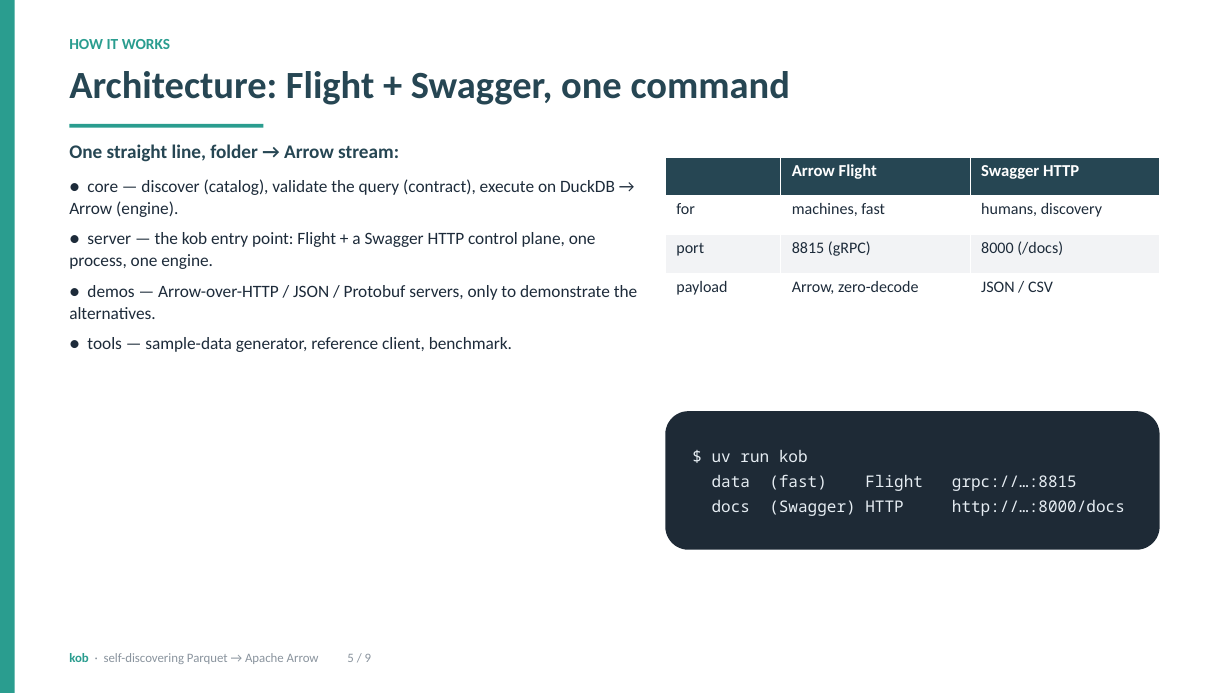
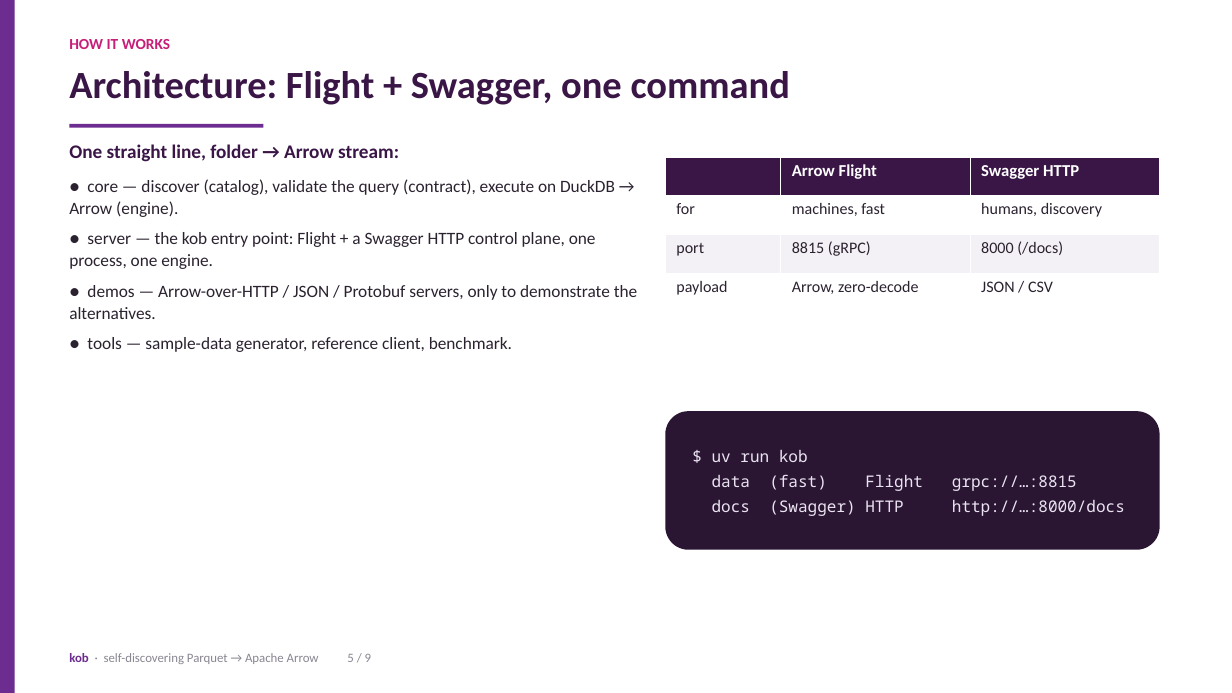
Before and after one commit to iyedexe/kob, a slide deck: slide 5 of presentation/kob.pptx. Drawn at 1232x693 pixels with LibreOffice and Linux fonts; fonts in the diff are those of the drawing. Boxes give left, top, right and bottom in pixels: in the first picture for what was removed or moved away, otherwise in the second. Text is boxed around its words. In the diff, an @@ line names an element or a change of style, - is before the commit and + after.

```diff
--- a/presentation/kob.pptx
+++ b/presentation/kob.pptx
@@ rectangle at [0,0,15,693]: fill #2A9D8F to #6D2C8F @@
@@ text "HOW IT WORKS" at [69,39,170,49]: text colour #2A9D8F to #C71E7A @@
@@ text "Architecture: Flight + Swagger, one ..." at [69,71,790,105]: text colour #264653 to #3A1647 @@
@@ text "One straight line, folder → ..." at [69,144,637,352]: text colour #264653 to #3A1647 in "One straight line, folder → Arrow stream:"; text colour #1D2B3A to #2B2230 in "● core — discover (catalog), validate the ...", "● server — the kob entry point: ...", "● demos — Arrow-over-HTTP / JSON / ...", "● tools — sample-data generator, reference client, ..." @@
@@ rectangle at [69,124,263,128]: fill #2A9D8F to #6D2C8F @@
@@ table at [665,157,1160,312] @@
@@ fill #264653 to #3A1647 in row 1 @@
@@ fill #F2F3F5 to #F4F1F6 in row 3 @@
@@ text colour #1D2B3A to #2B2230 in "for", "machines, fast", "humans, discovery", "port" and 5 more places @@
@@ rounded rectangle "$ uv run kob" at [665,411,1160,550]: text colour #E6EDF3 to #ECE3F2; fill #1E2A36 to #2A1633 @@
@@ text "kob · self-discovering Parquet → ..." at [69,653,371,664]: text colour #2A9D8F to #6D2C8F in "kob"; text colour #8A949E to #8A8692 @@
```
Also in this commit, not shown: 8 other slides changed, 3 other files.
